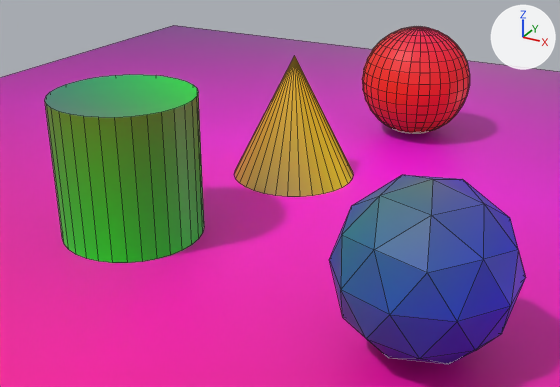
The OBJ model models/scene.obj: old version first, new version second.
Before and after are seen from a 50 mm camera at (5.65, -10.75, 4.94) aimed at (0.44, -1.27, 0.2). The axes (+X, +Y, +Z) are drawn at upper right. The lights are the same throughout. Mesh edges are drawn as thin lines. Where no turn or scale is listed for an object, it has been applied to the vertices.
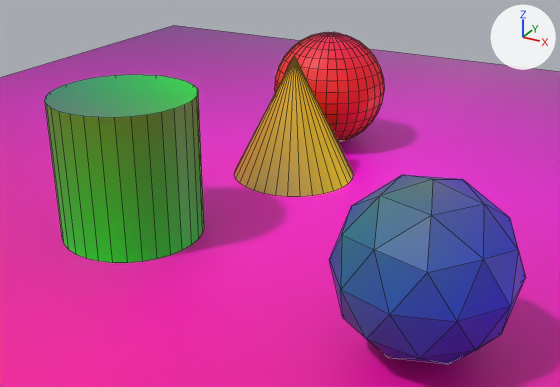
Boxes [x1, y1, x2, y2] around the edits, measured in the pictures (560 x 387 px):
'Sphere', mesh moved
    before: [362, 27, 470, 134]
    after: [274, 32, 384, 142]

The change, as a diff of the scene's bpy script:
```diff
--- a/models/scene.obj.py
+++ b/models/scene.obj.py
@@ me_sphere @@
 me_sphere.from_pydata(...)  # 482 vertices, 512 faces; spans x 0.0..2.0, y 2.0..4.0, z 0.0..2.0
 # used by ob_sphere; location = (0.0, 0.0, 0.0)
+# me_sphere part 1: the whole mesh is moved by (-1.21, -1.25, 0.0)
 me_sphere.materials.append(mat_sphere)
```
